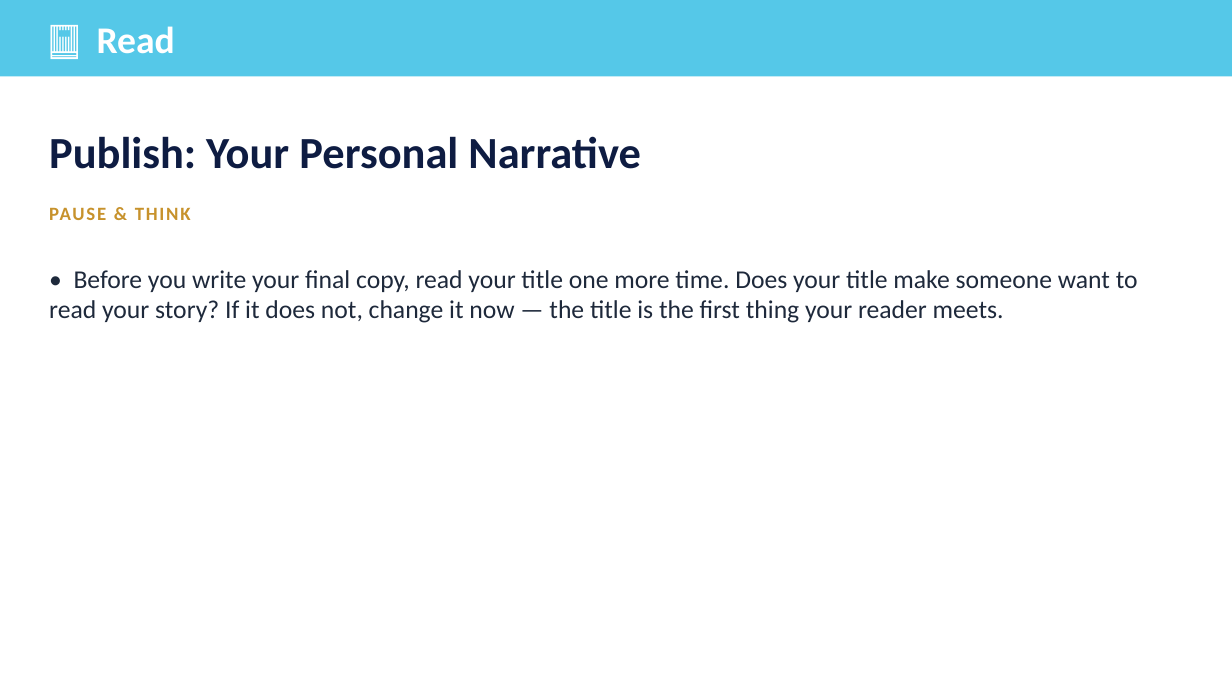
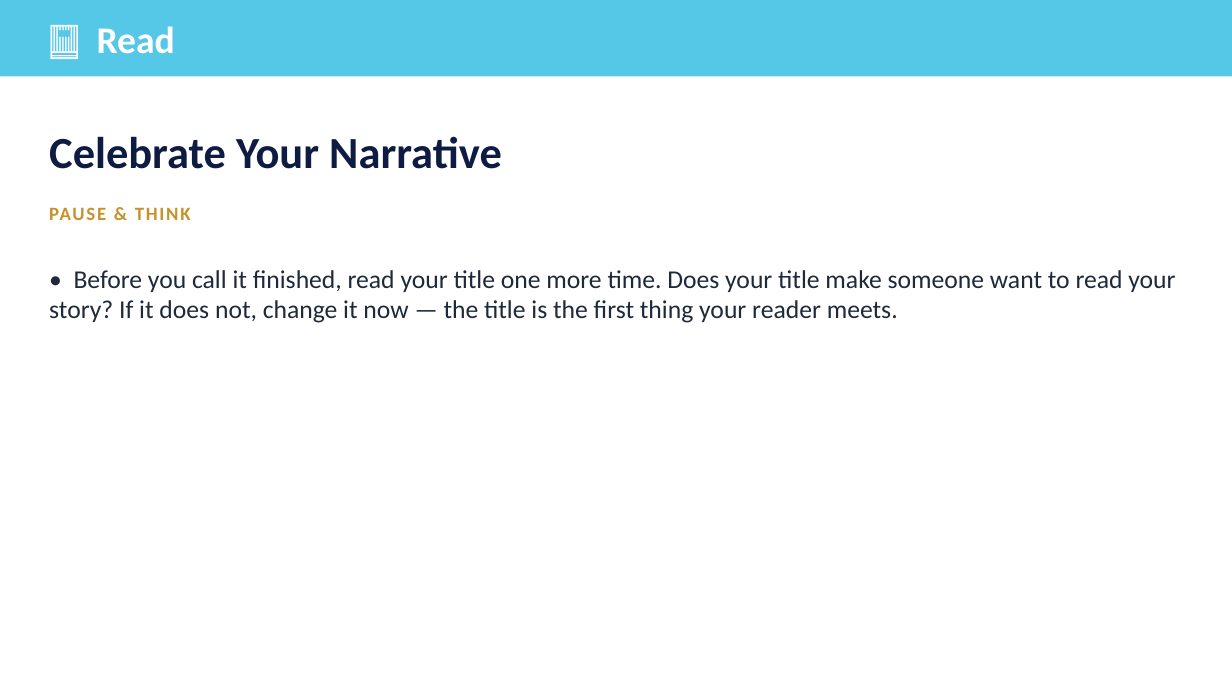
Before and after one commit to optimaondemand/optima-3rd-ela, a slide deck: slide 15 of Planning docs/Slides/lesson-5-4-teacher-slides.pptx. Drawn at 1232x693 pixels with LibreOffice and Linux fonts; fonts in the diff are those of the drawing. Boxes give left, top, right and bottom in pixels: in the first picture for what was removed or moved away, otherwise in the second. Text is boxed around its words. In the diff, an @@ line names an element or a change of style, - is before the commit and + after.

```diff
--- a/Planning docs/Slides/lesson-5-4-teacher-slides.pptx
+++ b/Planning docs/Slides/lesson-5-4-teacher-slides.pptx
@@ text at <box>49,136,502,169</box>: text changed @@
-Publish: Your Personal Narrative
+Celebrate Your Narrative
@@ text at <box>49,270,1175,323</box>: text changed @@
-• Before you write your final copy, read your title one more time. Does your title make someone want to read your story? If it does not, change it now — the title is the first thing your reader meets.
+• Before you call it finished, read your title one more time. Does your title make someone want to read your story? If it does not, change it now — the title is the first thing your reader meets.
```
Also in this commit, not shown: 2 other slides changed, 16 other files.
